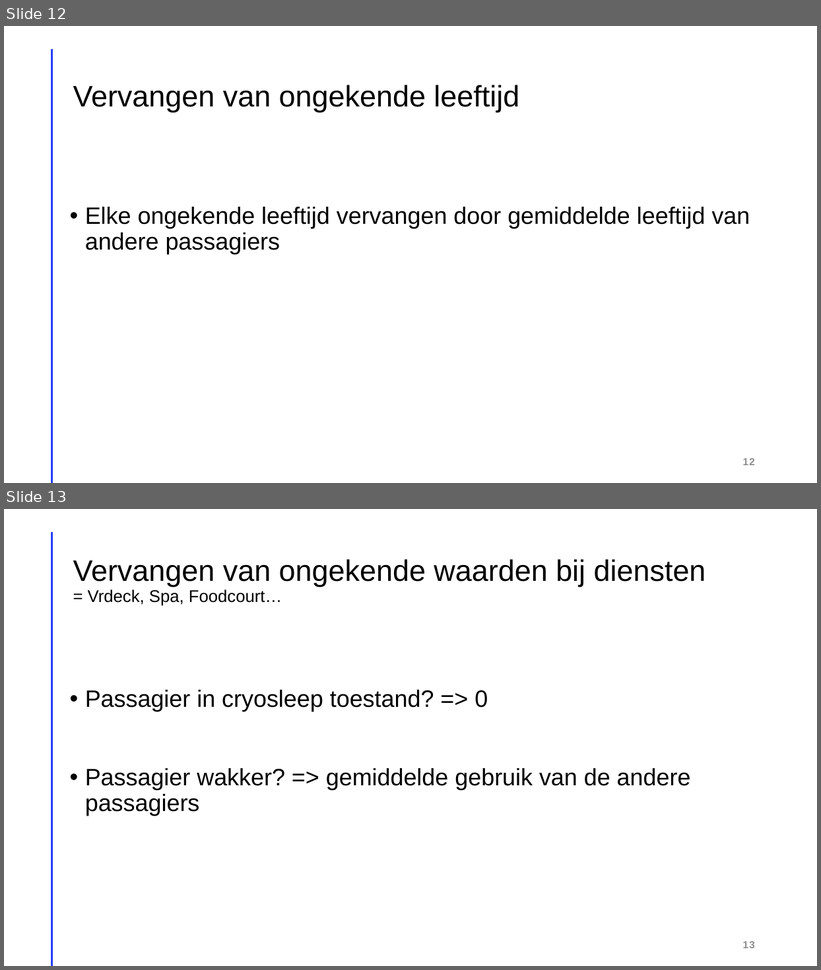
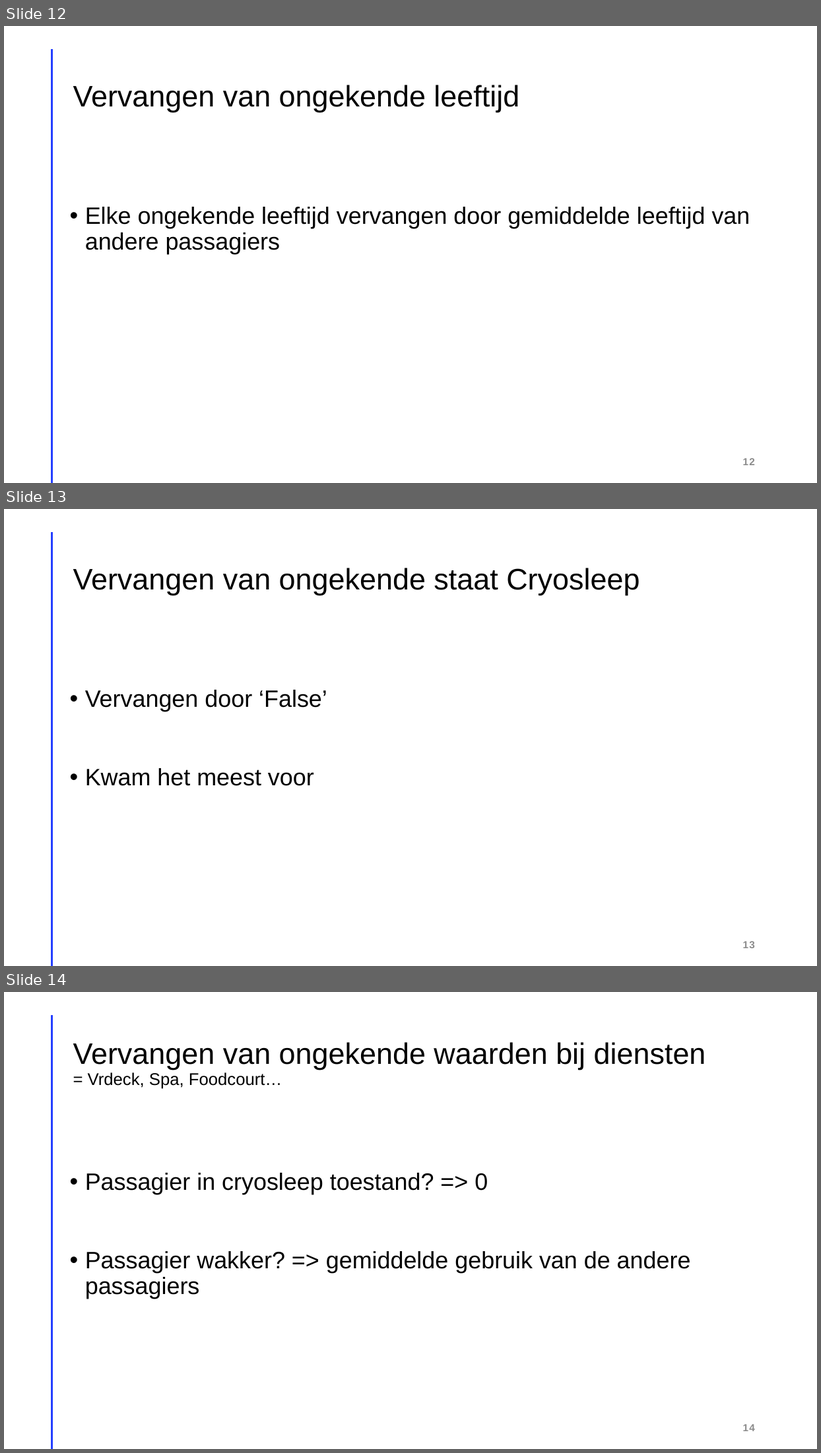
Before and after one commit to robinmonsere/Spaceship-Titanic, a slide deck: Documents/Spaceship titanic.pptx. Shown one above the other, each under a label of ours: slides 12 and 13 before the commit, slides 12, 13 and 14 after it. The pictures are 821x970 and 821x1453 pixels, drawn with LibreOffice and Linux fonts; fonts in the diff are those of the drawing. Boxes give left, top, right and bottom in pixels: in the first picture for what was removed or moved away, otherwise in the second. Text is boxed around its words. In the diff, an @@ line names an element or a change of style, - is before the commit and + after.

Commit message:
added text to ppt

```diff
--- a/Documents/Spaceship titanic.pptx
+++ b/Documents/Spaceship titanic.pptx
@@ slide 13 added at <box>4,509,817,966</box>, background #FFFFFF; not listed: 1 template element that a slide beside it also shows @@
@@ title added at <box>73,568,640,595</box>, 35 pt, text #000000 @@
+Vervangen van ongekende staat Cryosleep
@@ text added at <box>85,690,327,786</box>, 28 pt, text #000000 @@
+• Vervangen door ‘False’
+• Kwam het meest voor
@@ page number added at <box>743,941,755,949</box>, 12 pt, text #8C8C8C, bold @@
+13
@@ what was slide 13 is now slide 14 @@
@@ page number at <box>743,1424,755,1432</box>: text changed @@
-13
+14
```
Also in this commit, not shown: 1 slide changed.
